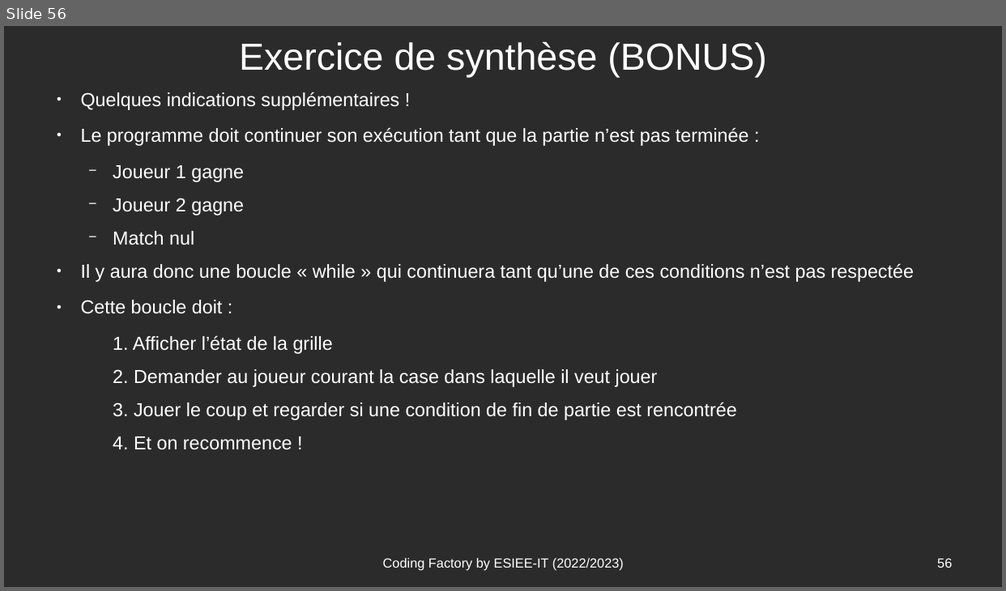
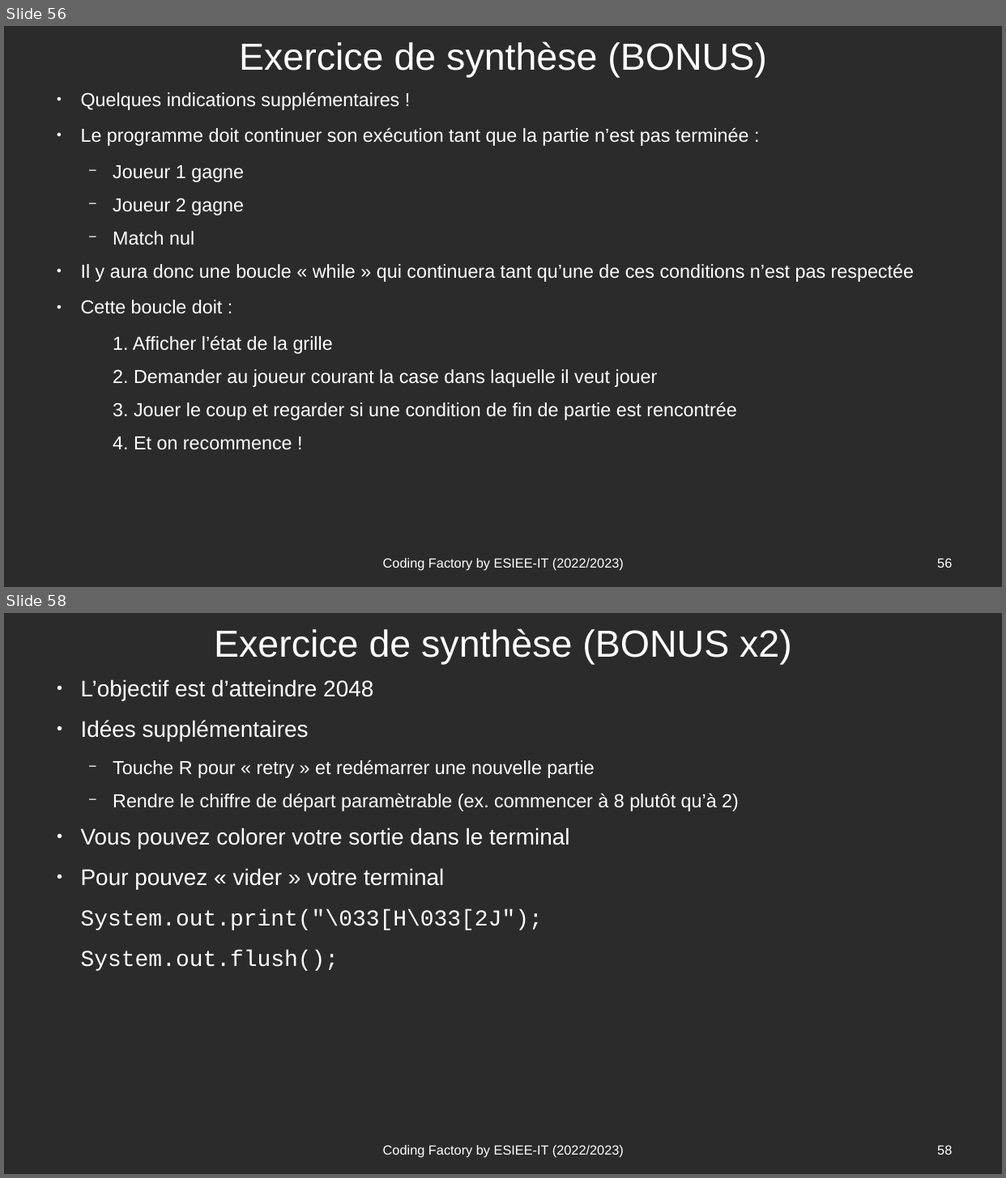
Before and after one commit to Romuald78/codingdojo_studentplugin, a slide deck: resources/doc/piscine_codingfactory-cours.odp. Shown one above the other, each under a label of ours: slide 56 before the commit, slides 56 and 58 after it; the slides between them are not shown. The pictures are 1006x591 and 1006x1178 pixels, drawn with LibreOffice and Linux fonts; fonts in the diff are those of the drawing; background and template pictures are left out; a plain dark background stands for a picture behind light text. Boxes give left, top, right and bottom in pixels: in the first picture for what was removed or moved away, otherwise in the second. Text is boxed around its words. In the diff, an @@ line names an element or a change of style, - is before the commit and + after.

Commit message:
Add 2048 game exercice

```diff
--- a/resources/doc/piscine_codingfactory-cours.odp
+++ b/resources/doc/piscine_codingfactory-cours.odp
@@ slide 58 added at (4,613,1002,1174), background picture (left out) @@
@@ title added at (214,628,792,664), 40 pt, text #FFFFFF @@
+Exercice de synthèse (BONUS x2)
@@ text added at (81,679,739,971), 24 pt, text #FFFFFF @@
+● L’objectif est d’atteindre 2048
+● Idées supplémentaires
+  − Touche R pour « retry » et redémarrer une nouvelle partie
+  − Rendre le chiffre de départ paramètrable (ex. commencer à 8 plutôt qu’à 2)
+● Vous pouvez colorer votre sortie dans le terminal
+● Pour pouvez « vider » votre terminal
+System.out.print("\033[H\033[2J");
+System.out.flush();
@@ text added at (383,1145,624,1158), 14 pt, text #FFFFFF @@
+Coding Factory by ESIEE-IT (2022/2023)
@@ page number added at (937,1145,952,1155), 14 pt, text #FFFFFF @@
+58
```
Also in this commit, not shown: 1 other slide added, 1 other file.
